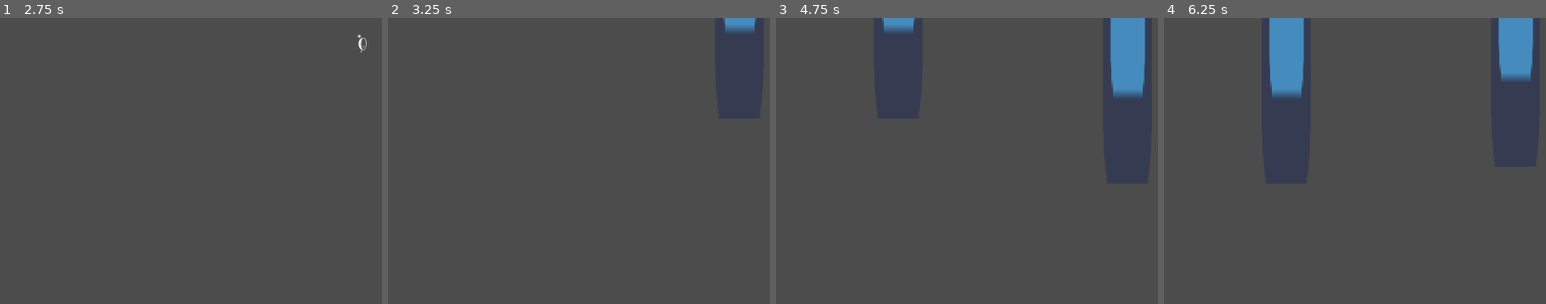
Above: before the commit, frames 1-4 (left to right).
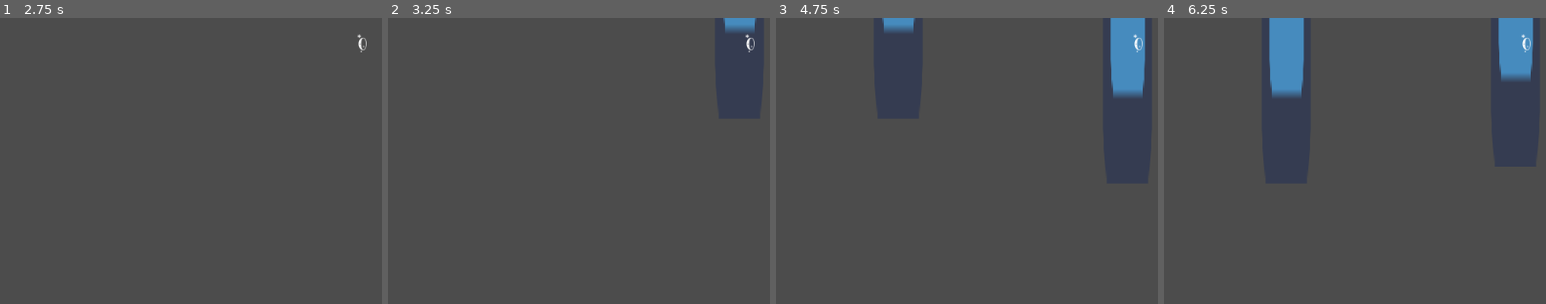
Above: after the commit, the same moments.

Repository: nathangranet/32-bit-holidays
Game: Godot game, scene res://Node2D.tscn
Same seed, same stepped clock (60 frames per second), same inputs: the game is played once before the commit and once after it. The engine's default icon, where the game draws it, is replaced by a stand-in: a white triangle on a blue panel in a dark square.
Inputs:
- Up to frame 1 (2.75 s): click "Start_delivery" at 0.5 s; tap Enter at 1.25 s; tap Space (fly) at 1.35, 2.1 s
- Up to frame 2 (3.25 s): tap Space (fly) at 2.85 s
- Up to frame 3 (4.75 s): tap Space (fly) at 3.6, 4.35 s
- Up to frame 4 (6.25 s): tap Space (fly) at 5.1, 5.85 s
The pictures show only the part of the screen within x 50-100%, y 0-50%; the shares and areas given below are measured in that part.

Frame 1 is identical in both runs. In frame 2, less than 0.1% of the frame differs, in the area x 93-96%, y 5-12%; in frame 3, less than 0.1%; in frame 4, less than 0.1%.

Commit message:
add score to end scene

Diff:
--- a/Replay.gd
+++ b/Replay.gd
@@ -12,4 +12,5 @@
 
 
 func _on_Button_pressed():
+	get_tree().set_pause(false)
 	get_tree().change_scene("res://scene/Game.tscn")
--- a/scene/Game.gd
+++ b/scene/Game.gd
@@ -21,14 +21,15 @@
 
 
 func _on_Player_game_ended():
+	$Node2D/Replay/Label.text = String(score) if score > 0 else "0"
 	$Node2D/Replay.show()
 	get_tree().set_pause(true)
 
 
 func set_score(value):
 	score = value
-	if $Label:
+	if $Node2D/Label:
 		if value >= 0:
-			$Label.text = String(value)
+			$Node2D/Label.text = String(value)
 		else:
-			$Label.text = "0"
+			$Node2D/Label.text = "0"
--- a/scene/Game.tscn
+++ b/scene/Game.tscn
@@ -33,12 +33,7 @@
 [node name="Node2D" type="Node2D" parent="."]
 z_index = 10
 
-[node name="Replay" parent="Node2D" instance=ExtResource( 3 )]
-visible = false
-margin_right = 1000.0
-margin_bottom = 750.0
-
-[node name="Label" type="Label" parent="."]
+[node name="Label" type="Label" parent="Node2D"]
 margin_left = 891.0
 margin_top = 19.0
 margin_right = 981.0
@@ -50,5 +45,10 @@
 "_edit_use_anchors_": false
 }
 
+[node name="Replay" parent="Node2D" instance=ExtResource( 3 )]
+visible = false
+margin_right = 1000.0
+margin_bottom = 750.0
+
 [connection signal="game_ended" from="Player" to="." method="_on_Player_game_ended"]
 [connection signal="timeout" from="SpawnWallTimer" to="." method="_on_SpawnWallTimer_timeout"]
--- a/scene/Replay.tscn
+++ b/scene/Replay.tscn
@@ -1,10 +1,14 @@
-[gd_scene load_steps=4 format=2]
+[gd_scene load_steps=5 format=2]
 
 [ext_resource path="res://Replay.gd" type="Script" id=1]
 [ext_resource path="res://Snowballs.ttf" type="DynamicFontData" id=2]
 
 [sub_resource type="DynamicFont" id=1]
 size = 40
+font_data = ExtResource( 2 )
+
+[sub_resource type="DynamicFont" id=2]
+size = 30
 font_data = ExtResource( 2 )
 
 [node name="Replay" type="Control"]
@@ -43,4 +47,20 @@
 "_edit_use_anchors_": false
 }
 
+[node name="Label" type="Label" parent="."]
+anchor_left = 0.5
+anchor_top = 0.5
+anchor_right = 0.5
+anchor_bottom = 0.5
+margin_left = -96.5
+margin_top = -15.5
+margin_right = 96.5
+margin_bottom = -150.0
+grow_vertical = 0
+custom_fonts/font = SubResource( 2 )
+align = 1
+__meta__ = {
+"_edit_use_anchors_": false
+}
+
 [connection signal="pressed" from="Button" to="." method="_on_Button_pressed"]
